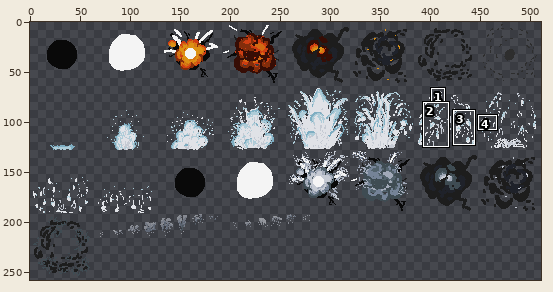
Edited in one commit: sprite sheet (res/textures/textureExplosions.png). The picture above shows the old version from afar; the outline marks the close-up.
Close-up. Old version:
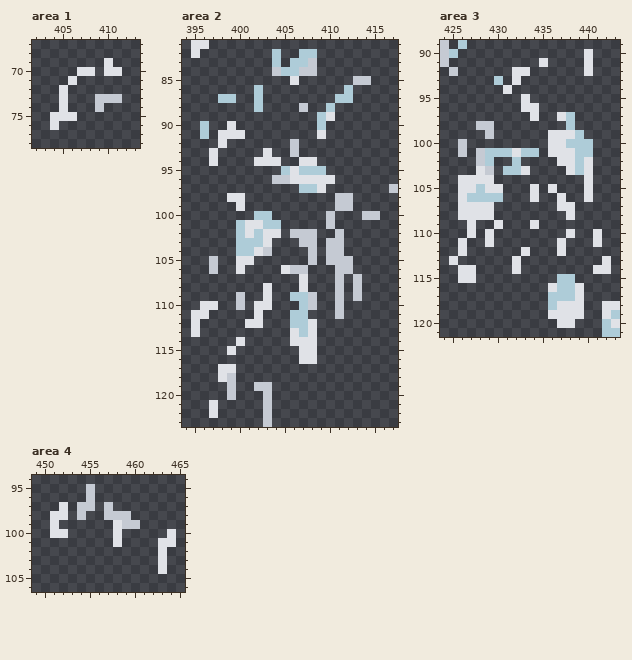
The file is 512x511 pixels. Colours within 5 levels of each other are drawn and written as one. Shown: area 1: x 402..413, y 67..78; area 2: x 394..417, y 81..123; area 3: x 424..443, y 89..121; area 4: x 449..465, y 94..106. The wide view leaves out empty margins. The commit also changed other parts of the picture, which this record leaves out.
And afterwards:
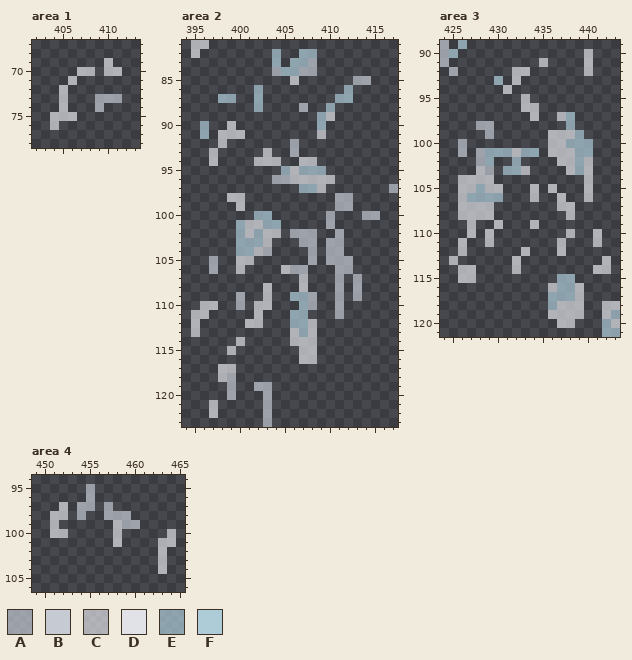
Palette (. is transparent): A #c5cad3b1  B #c5cad3  C #e0e2e7b1  D #e0e2e7  E #aeccd8b1  F #aeccd8
Change:
Changed rows in their new state; - is an unchanged pixel.
Area 1:
first column x 404:
69 ------C-
70 ---CC-CC
71 --C-----
72 -C------
73 -C---AAA
74 -C---A--
75 CCC-----
76 C-------
Area 2:
first column x 395:
 81 CC---------------------
 82 C--------E--EE---------
 83 ---------E-EEA---------
 84 ---------AEEAA---------
 85 -----------C------AA---
 86 -------E---------E-----
 87 ---EE--E--------EE-----
 88 -------E----A--E-------
 89 --------------EC-------
 90 -E--C---------E--------
 91 -E-CCC--------C--------
 92 ---C-------A-----------
 93 --C-----C--A-----------
 94 --C----CCC--CC---------
 95 ----------ECEEE--------
 96 ---------AACCCCC-------
 97 ------------EEC-------A
 98 ----CC----------AA-----
 99 -----C----------AA-----
100 -------EE------A---AA--
101 -----ECCEE-----A-------
102 -----ECECC-AAA--A------
103 -----EEEC---AA-AA------
104 -----EECA----A-AA------
105 --A--CC------A-AAA-----
106 --A--C----CAA---AA-----
107 ------------C---A-A----
108 --------C---C---A-A----
109 -----A--C--EEA--A-A----
110 -CC--A-CC---EA--A------
111 CC-----C---EE---A------
112 C-----CC---EEC---------
113 C----------CEC---------
114 -----C-----CCC---------
115 ----C-------CC---------
116 ------------CC---------
117 ---CC------------------
118 ---CA------------------
119 ----A--AA--------------
120 ----A---A--------------
121 --C-----A--------------
122 --C-----A--------------
123 --------A--------------
Area 3:
first column x 424:
 89 A-E-----------------
 90 AE--------------C---
 91 A----------C----C---
 92 -A------CC------C---
 93 ------E-C-----------
 94 -------C------------
 95 ---------C----------
 96 ---------CC---------
 97 ----------C--CE-----
 98 ----AA--------E-----
 99 -----A------CCCE----
100 --A---------CCEEE---
101 --A-AEEECEE-CCCEE---
102 ----AE--E----CCEC---
103 ----CA-EEC----CEC---
104 --CCCC----------C---
105 --CCECC---C-C---C---
106 --CEEEE---C--C--C---
107 --CCCC-------CC-----
108 --CCCC--------C-----
109 ---C--C---C---------
110 ---C-C--------C--C--
111 --C--C-------C---C--
112 --C------C---C------
113 -C------C---------C-
114 --CC----C--------CC-
115 --CC---------EE-----
116 ------------CEEC----
117 ------------EEEC----
118 ------------ECCC--CC
119 ------------CCCC--CE
120 -------------CC---EC
121 ------------------EE
Area 4:
first column x 451:
 95 ----A---------
 96 ----A---------
 97 -C-AA-A-------
 98 CC-A--AAA-----
 99 C------CAA----
100 CC-----C-----C
101 -------C----CC
102 ------------C-
103 ------------C-
104 ------------C-
